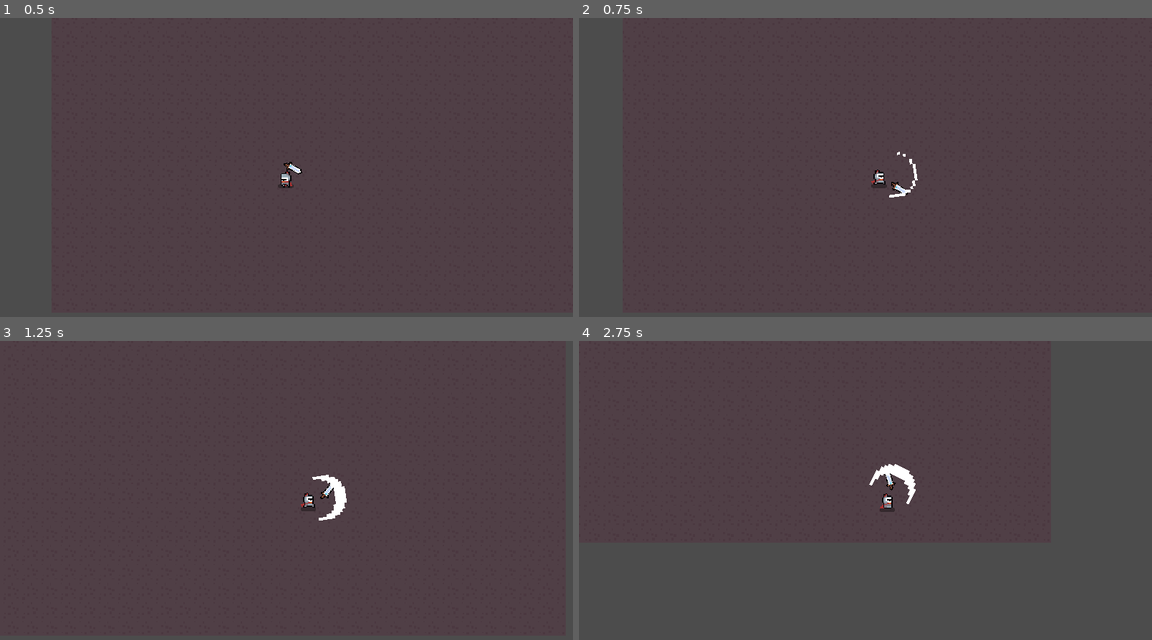
Above: before the commit, frames 1-4 (two rows, left to right).
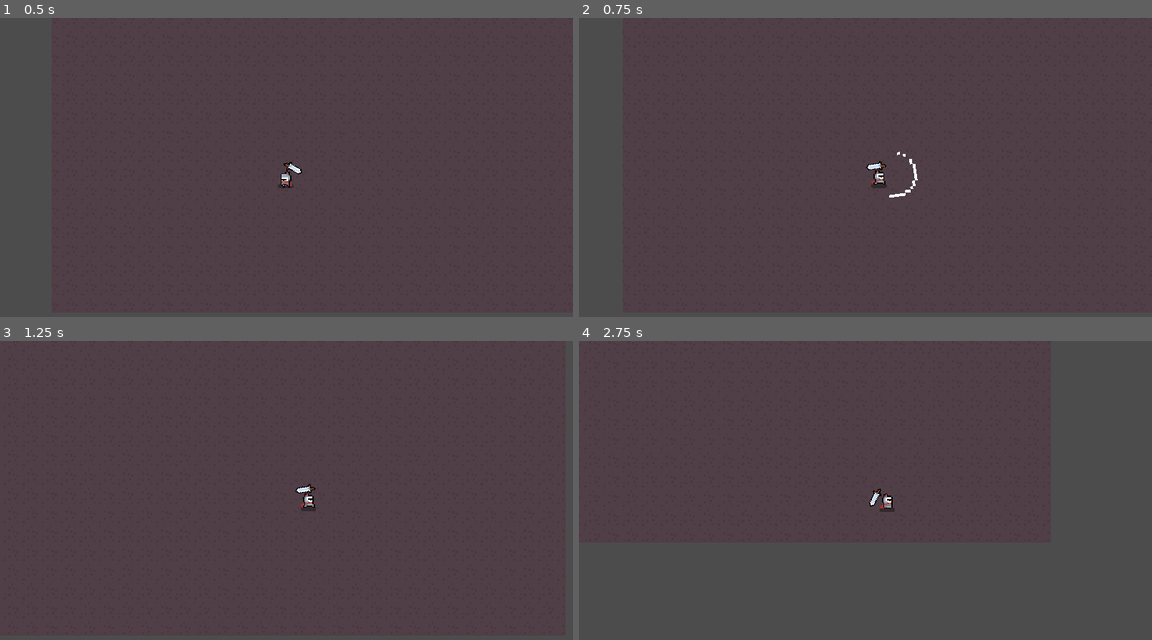
Above: after the commit, the same moments.

Repository: sinanjurequiem/betterblooket
Game: Godot game, scene res://testmain.tscn
Same seed, same stepped clock (60 frames per second), same inputs: the game is played once before the commit and once after it.
Inputs (mouse positions are in pixels of both pictures, inside the frame that each line leads up to):
- Up to frame 1 (0.5 s): no input
- Up to frame 2 (0.75 s): tap Enter at 0.5 s; move the mouse to (991, 161) at 0.52 s; press the mouse at (991, 161) at 0.53 s; hold Right (ui_right) from 0.53 s (still down)
- Up to frame 3 (1.25 s): keep holding Right (ui_right)
- Up to frame 4 (2.75 s): move the mouse to (750, 517) at 1.27 s; release Right (ui_right) at 1.28 s; release the mouse at (750, 517) at 1.28 s; hold Down (ui_down) 1.28-2.03 s; click (750, 517) at 1.35 s; move the mouse to (922, 430) at 2.02 s; press the mouse at (922, 430) at 2.03 s; hold Right (ui_right) from 2.03 s (still down)

Frame 1 is identical in both runs. In frame 2, 0.1% of the frame differs, in the area x 50-58%, y 47-60%; in frame 3, 0.4%, in the area x 51-61%, y 44-61%; in frame 4, 0.4%.

Commit message:
we do a bit of animated trolling

Diff:
--- a/Characters/Player.gd
+++ b/Characters/Player.gd
@@ -3,6 +3,8 @@
 onready var animated_sprite = $"AnimatedSprite"
 onready var weapon = $"Weapon"
 onready var weapon_animation_player = weapon.get_node("AnimationPlayer") #fix this later to work with other weapons
+
+var weapon_up:bool = true #placeholder
 
 signal main_attack
 
@@ -32,6 +34,11 @@
 		direction+= Vector2.RIGHT
 	if Input.is_action_pressed("ui_left"):
 		direction+= Vector2.LEFT
-	if Input.is_action_pressed("ui_attack_main"):
+	if Input.is_action_just_pressed("ui_attack_main"):
 		#emit_signal("main_attack")
-		weapon_animation_player.play("slashdown")
+		if weapon_up:
+			weapon_animation_player.play("slashdown")
+			weapon_up = false
+		elif not weapon_up:
+			weapon_animation_player.play("slashup")
+			weapon_up = true
--- a/Weapons/Melee/Sword.tscn
+++ b/Weapons/Melee/Sword.tscn
@@ -39,7 +39,7 @@
 "values": [ 0.0 ]
 }
 tracks/1/type = "value"
-tracks/1/path = NodePath("Node2D/Sword:rotation_degrees")
+tracks/1/path = NodePath("Pivot Point/Sword:rotation_degrees")
 tracks/1/interp = 1
 tracks/1/loop_wrap = true
 tracks/1/imported = false
@@ -63,7 +63,7 @@
 "values": [ Vector2( 0, 0 ) ]
 }
 tracks/3/type = "value"
-tracks/3/path = NodePath("Node2D:rotation_degrees")
+tracks/3/path = NodePath("Pivot Point:rotation_degrees")
 tracks/3/interp = 1
 tracks/3/loop_wrap = true
 tracks/3/imported = false
@@ -104,7 +104,7 @@
 length = 0.3
 step = 0.025
 tracks/0/type = "value"
-tracks/0/path = NodePath("Node2D/Sword:rotation_degrees")
+tracks/0/path = NodePath("Pivot Point/Sword:rotation_degrees")
 tracks/0/interp = 1
 tracks/0/loop_wrap = true
 tracks/0/imported = false
@@ -116,7 +116,7 @@
 "values": [ -135.0, 0.0, 5.0 ]
 }
 tracks/1/type = "value"
-tracks/1/path = NodePath("Node2D:rotation_degrees")
+tracks/1/path = NodePath("Pivot Point:rotation_degrees")
 tracks/1/interp = 1
 tracks/1/loop_wrap = true
 tracks/1/imported = false
@@ -152,11 +152,64 @@
 "values": [ false, true, false ]
 }
 
+[sub_resource type="Animation" id=7]
+resource_name = "slashup"
+length = 0.3
+step = 0.025
+tracks/0/type = "value"
+tracks/0/path = NodePath("Pivot Point:rotation_degrees")
+tracks/0/interp = 1
+tracks/0/loop_wrap = true
+tracks/0/imported = false
+tracks/0/enabled = true
+tracks/0/keys = {
+"times": PoolRealArray( 0, 0.15 ),
+"transitions": PoolRealArray( 1, 1 ),
+"update": 0,
+"values": [ 80.0, 0.0 ]
+}
+tracks/1/type = "value"
+tracks/1/path = NodePath("Pivot Point/Sword:rotation_degrees")
+tracks/1/interp = 1
+tracks/1/loop_wrap = true
+tracks/1/imported = false
+tracks/1/enabled = true
+tracks/1/keys = {
+"times": PoolRealArray( 0, 0.15 ),
+"transitions": PoolRealArray( 1, 1 ),
+"update": 0,
+"values": [ 0.0, -135.0 ]
+}
+tracks/2/type = "value"
+tracks/2/path = NodePath("AnimatedSprite:visible")
+tracks/2/interp = 1
+tracks/2/loop_wrap = true
+tracks/2/imported = false
+tracks/2/enabled = true
+tracks/2/keys = {
+"times": PoolRealArray( 0, 0.05, 0.3 ),
+"transitions": PoolRealArray( 1, 1, 1 ),
+"update": 1,
+"values": [ false, true, false ]
+}
+tracks/3/type = "value"
+tracks/3/path = NodePath("AnimatedSprite:frame")
+tracks/3/interp = 1
+tracks/3/loop_wrap = true
+tracks/3/imported = false
+tracks/3/enabled = true
+tracks/3/keys = {
+"times": PoolRealArray( 0.05, 0.125, 0.2 ),
+"transitions": PoolRealArray( 1, 1, 1 ),
+"update": 1,
+"values": [ 0, 1, 2 ]
+}
+
 [node name="Weapon" type="Node2D" groups=["Melee", "Weapon"]]
 
-[node name="Node2D" type="Node2D" parent="."]
-
-[node name="Sword" type="Sprite" parent="Node2D"]
+[node name="Pivot Point" type="Node2D" parent="."]
+
+[node name="Sword" type="Sprite" parent="Pivot Point"]
 position = Vector2( 7, -10 )
 rotation = -2.35619
 texture = ExtResource( 1 )
@@ -171,6 +224,7 @@
 [node name="AnimationPlayer" type="AnimationPlayer" parent="."]
 anims/RESET = SubResource( 1 )
 anims/slashdown = SubResource( 2 )
+anims/slashup = SubResource( 7 )
 
 [node name="StateMachine" type="Node" parent="."]
 script = ExtResource( 2 )
Not shown: 1 places in Weapons/Melee/Sword.tscn that only renumber resources
